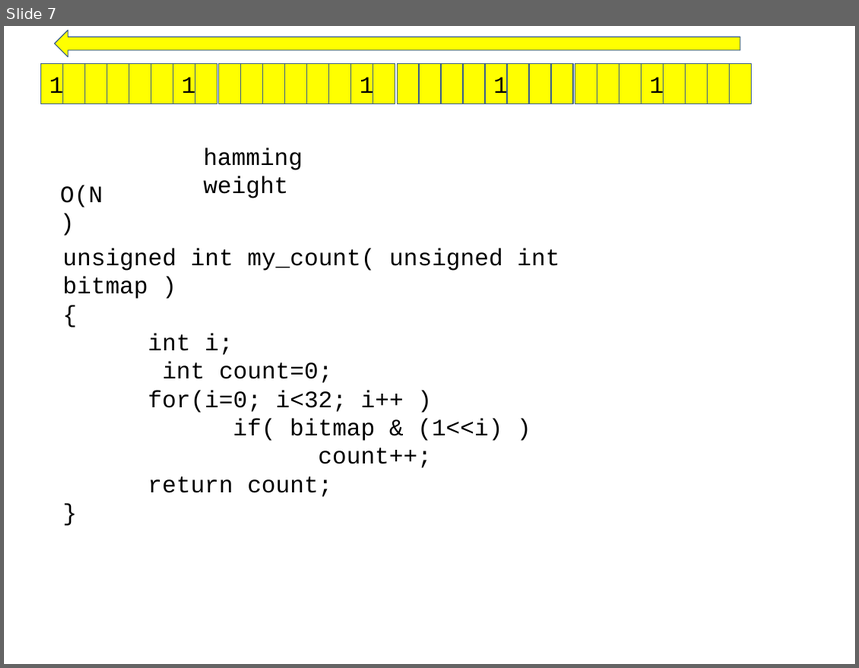
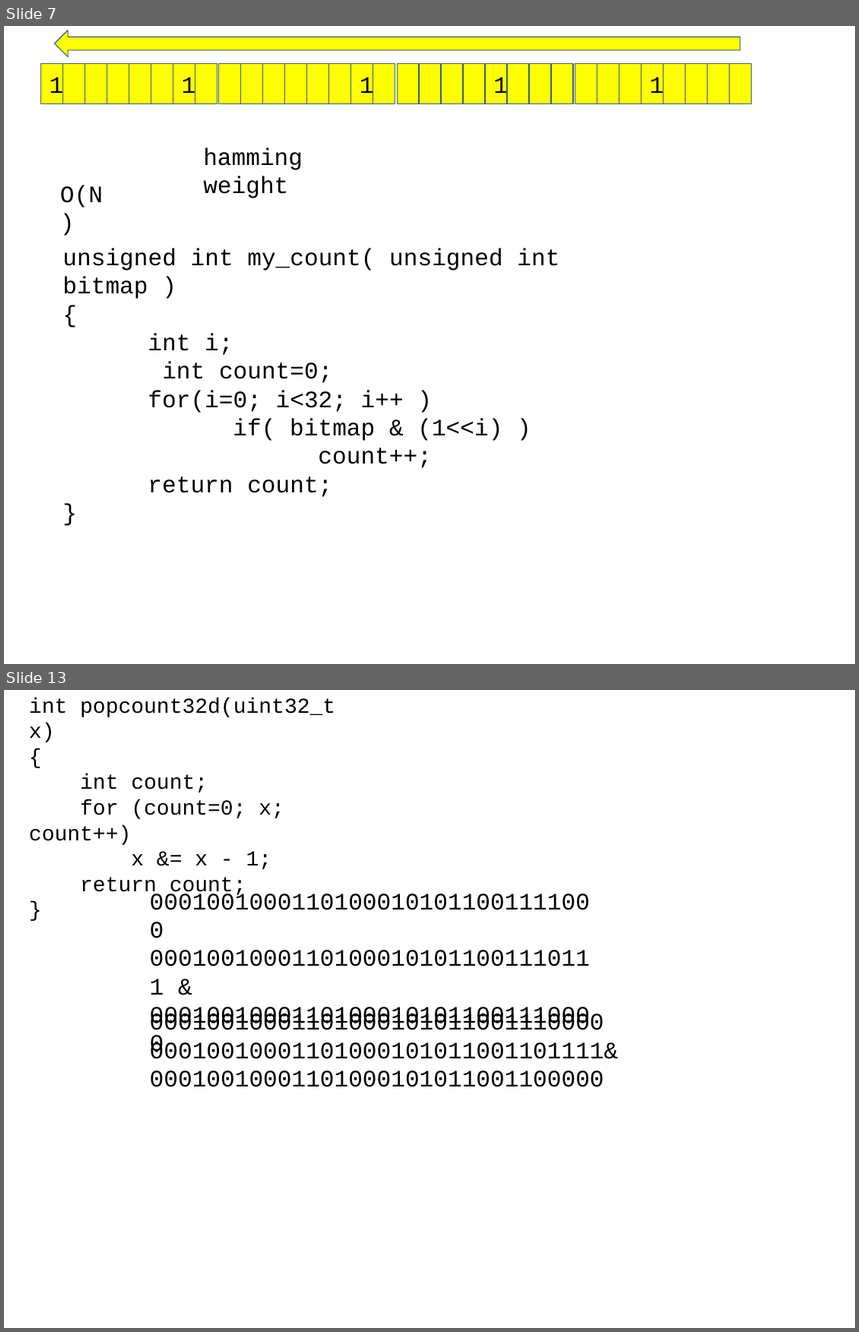
Before and after one commit to chisun-joung/osdsalgo_c, a slide deck: 05_day.pptx. Shown one above the other, each under a label of ours: slide 7 before the commit, slides 7 and 13 after it; the slides between them are not shown. The pictures are 859x668 and 859x1332 pixels, drawn with LibreOffice and Linux fonts; fonts in the diff are those of the drawing. Boxes give left, top, right and bottom in pixels: in the first picture for what was removed or moved away, otherwise in the second. Text is boxed around its words. In the diff, an @@ line names an element or a change of style, - is before the commit and + after.

```diff
--- a/05_day.pptx
+++ b/05_day.pptx
@@ slide 13 added at <box>4,690,855,1328</box>, background #FFFFFF @@
@@ text added at <box>29,698,335,897</box>, 18 pt, text #000000 @@
+int popcount32d(uint32_t x)
+{
+int count;
+for (count=0; x; count++)
+x &= x - 1;
+return count;
+}
@@ text added at <box>141,882,605,976</box>, 20 pt, text #000000 @@
+00010010001101000101011001111000
+00010010001101000101011001110111 &
+00010010001101000101011001110000
@@ text added at <box>150,1013,619,1087</box>, 20 pt, text #000000 @@
+00010010001101000101011001110000
+00010010001101000101011001101111&
+00010010001101000101011001100000
```
Also in this commit, not shown: 1 slide changed, 9 other slides added, 2 other files.
